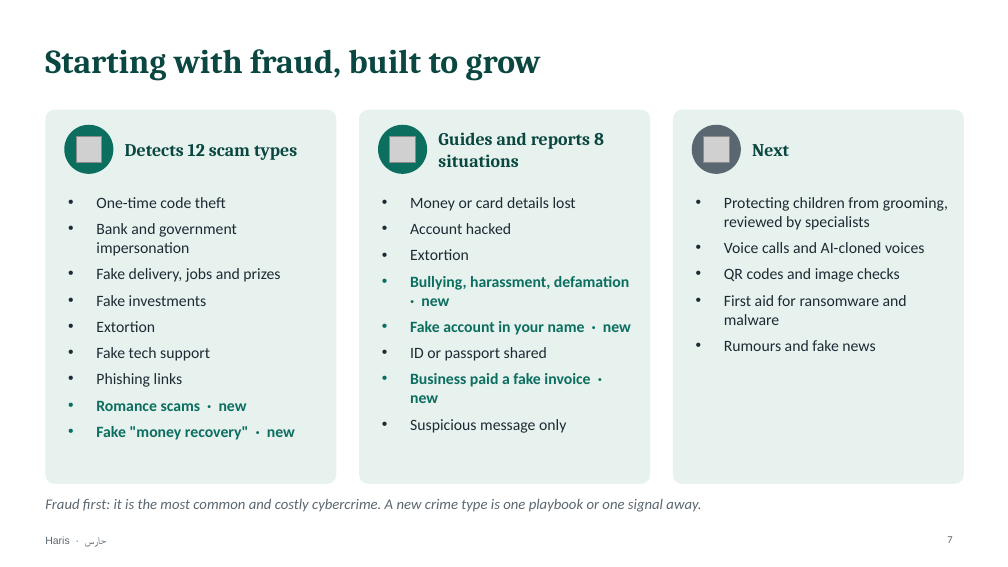
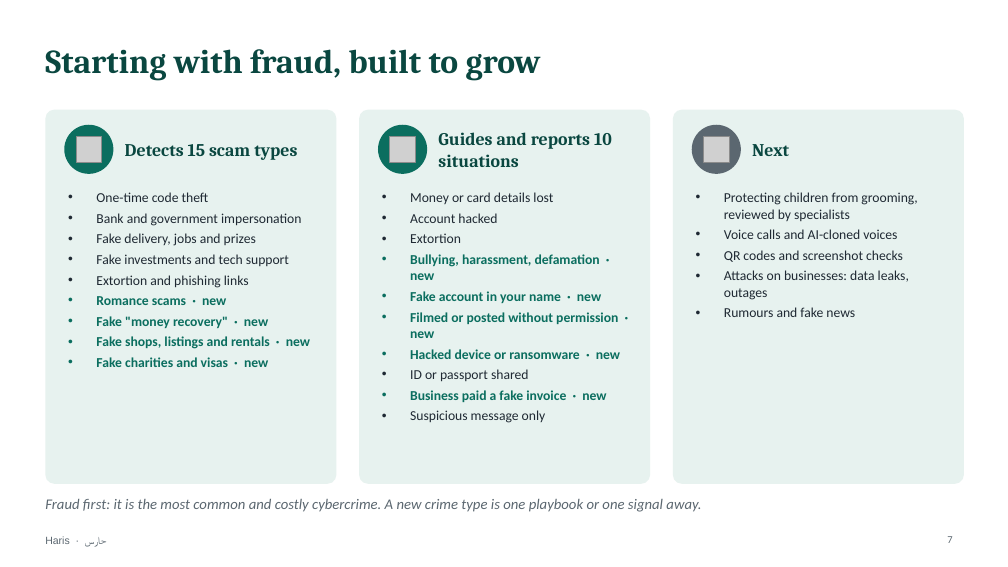
Before and after one commit to mohamedtorky2022/Haris, a slide deck: slide 7 of docs/Haris-presentation.pptx. Drawn at 1008x567 pixels with LibreOffice and Linux fonts; fonts in the diff are those of the drawing; grey boxes stand for pictures. Boxes give left, top, right and bottom in pixels: in the first picture for what was removed or moved away, otherwise in the second. Text is boxed around its words. In the diff, an @@ line names an element or a change of style, - is before the commit and + after.

```diff
--- a/docs/Haris-presentation.pptx
+++ b/docs/Haris-presentation.pptx
@@ text at bbox=[125, 144, 297, 160]: text changed @@
-Detects 12 scam types
+Detects 15 scam types
@@ text at bbox=[438, 132, 612, 167]: text changed @@
-Guides and reports 8 situations
+Guides and reports 10 situations
@@ text at bbox=[96, 192, 301, 328]: size 15 to 13 pt in "One-time code theft", "Bank and government impersonation", "Fake delivery, jobs and prizes", "Romance scams · new" and 1 more places; less space between paragraphs @@
@@ text at bbox=[410, 192, 606, 423]: size 15 to 13 pt in "Money or card details lost", "Account hacked", "Extortion", "Bullying, harassment, defamation · new" and 4 more places; less space between paragraphs @@
@@ text at bbox=[724, 192, 917, 317]: size 15 to 13 pt in "Protecting children from grooming, reviewed by specialists", "Voice calls and AI-cloned voices", "Rumours and fake news"; less space between paragraphs @@
@@ text at bbox=[96, 254, 289, 288]: text changed; size 15 to 13 pt @@
-• Fake investments
-• Extortion
-• Fake tech support
-• Phishing links
+• Fake investments and tech support
+• Extortion and phishing links
@@ text at bbox=[724, 250, 909, 300]: text changed; size 15 to 13 pt @@
-• QR codes and image checks
-• First aid for ransomware and malware
+• QR codes and screenshot checks
+• Attacks on businesses: data leaks, outages
@@ text at bbox=[410, 312, 620, 359]: paragraphs added @@
+• Filmed or posted without permission · new
+• Hacked device or ransomware · new
@@ text at bbox=[96, 336, 310, 367]: paragraphs added @@
+• Fake shops, listings and rentals · new
+• Fake charities and visas · new
```
Also in this commit, not shown: 1 other slide changed, 12 other files.
